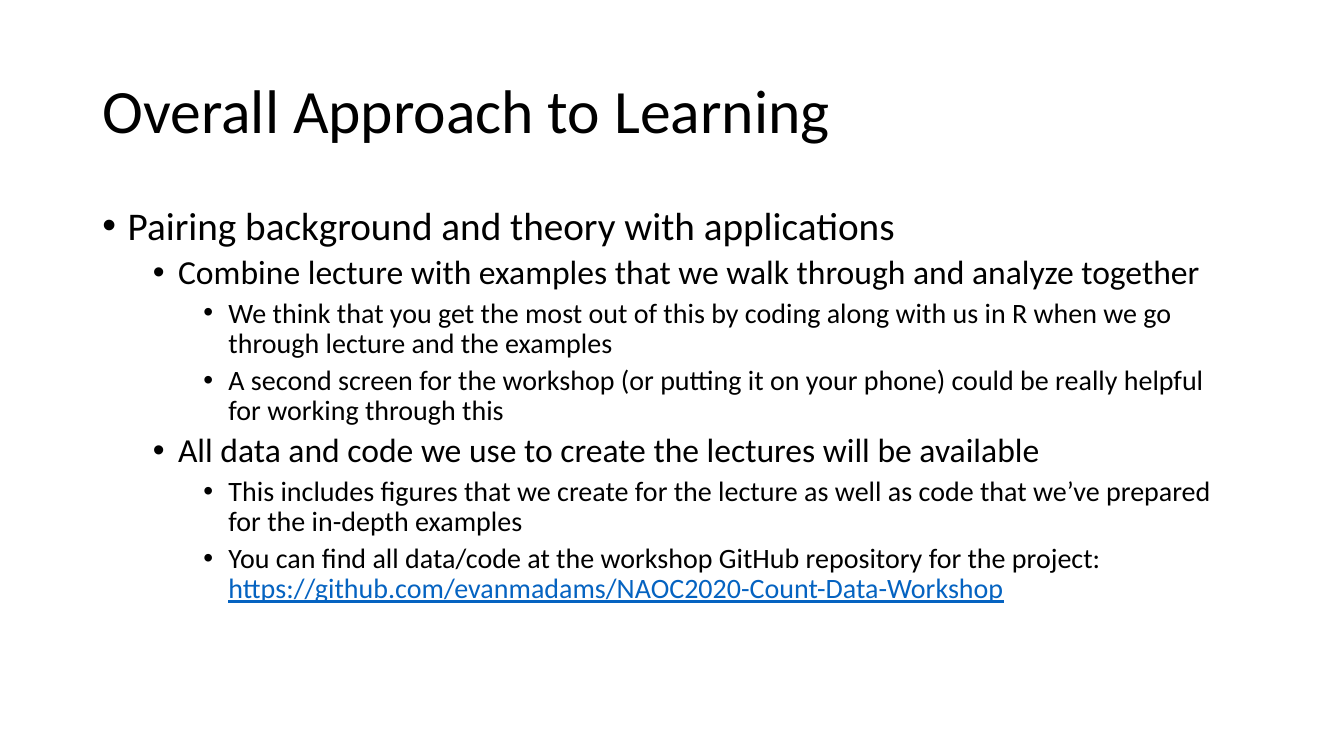
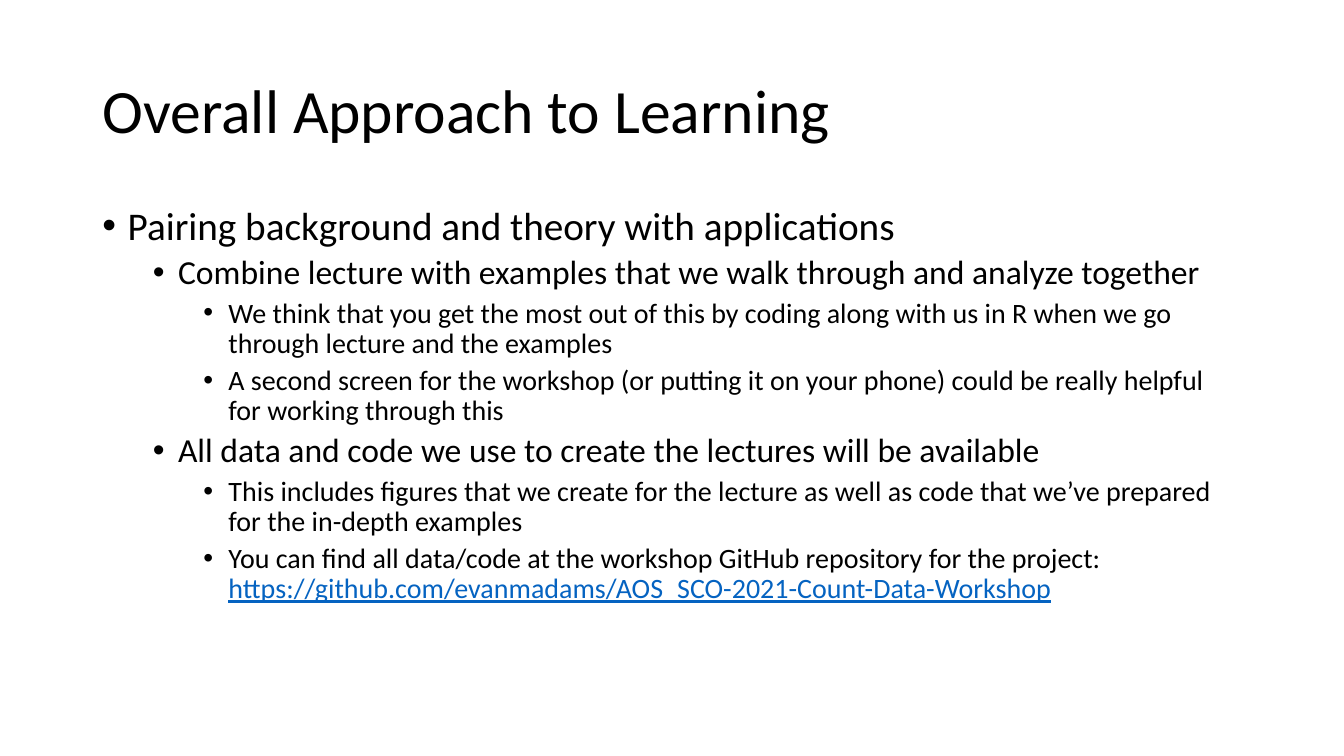
Before and after one commit to evanmadams/AOS_SCO-2021-Count-Data-Workshop, a slide deck: slide 3 of lessons/workshop_introduction.pptx. Drawn at 1344x756 pixels with LibreOffice and Linux fonts; fonts in the diff are those of the drawing. Boxes give left, top, right and bottom in pixels: in the first picture for what was removed or moved away, otherwise in the second. Text is boxed around its words. In the diff, an @@ line names an element or a change of style, - is before the commit and + after.

```diff
--- a/lessons/workshop_introduction.pptx
+++ b/lessons/workshop_introduction.pptx
@@ text at box(228, 548, 1100, 603): text changed @@
-    • You can find all data/code at the workshop GitHub repository for the project: https://github.com/evanmadams/NAOC2020-Count-Data-Workshop
+    • You can find all data/code at the workshop GitHub repository for the project: https://github.com/evanmadams/AOS_SCO-2021-Count-Data-Workshop
```
Also in this commit, not shown: 4 other slides changed, 1 slide added, 2 other files.
